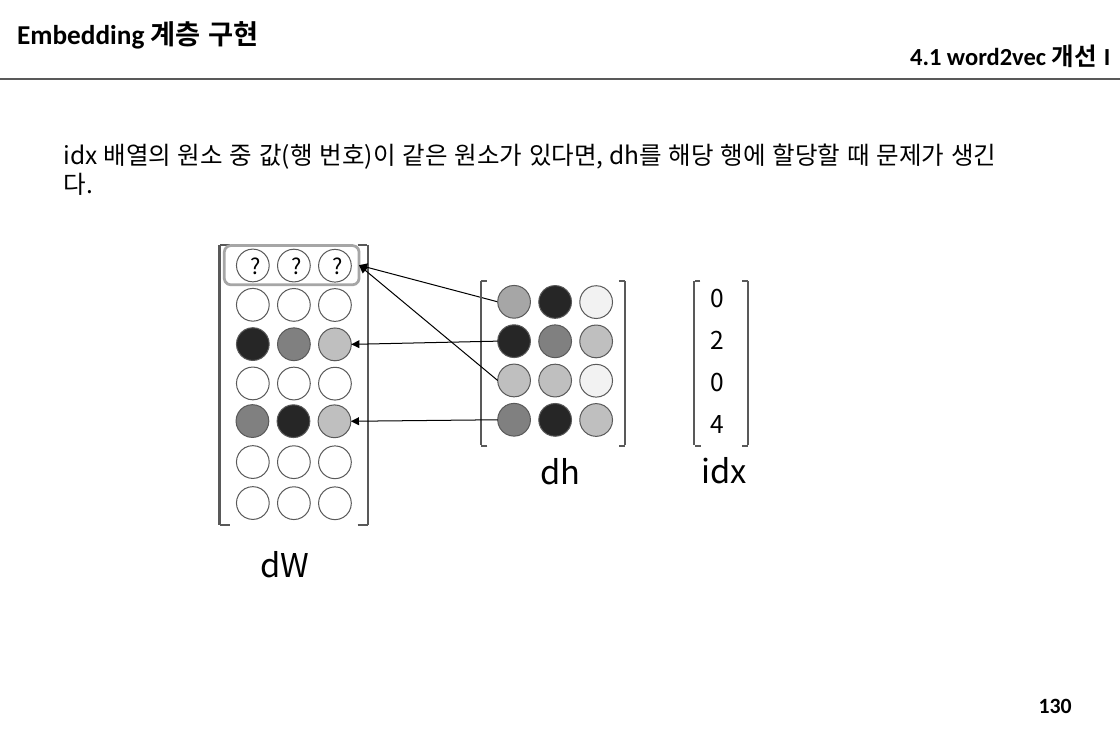
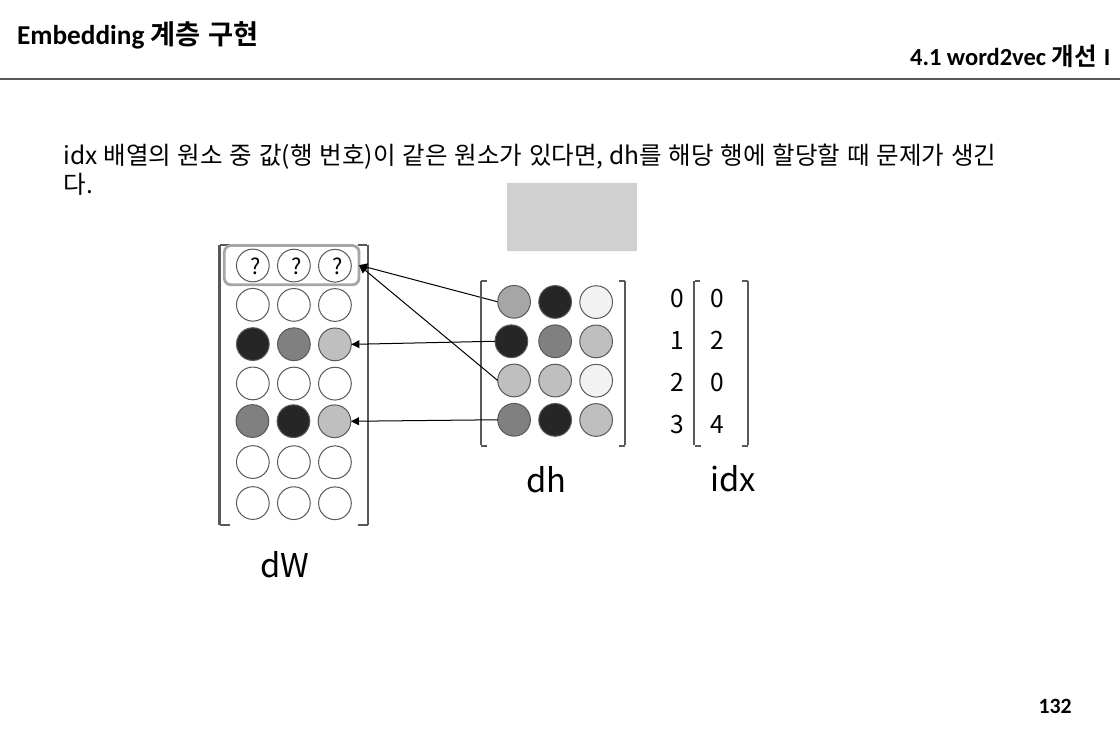
Before and after one commit to imguru-mooc/deep_learning_nlp, a slide deck: slide 132 of 인공지능_자연어처리_2_판서.pptx (slide 130 before the commit). Drawn at 1120x736 pixels with LibreOffice and Linux fonts; fonts in the diff are those of the drawing; grey boxes stand for pictures. Boxes give left, top, right and bottom in pixels: in the first picture for what was removed or moved away, otherwise in the second. Text is boxed around its words. In the diff, an @@ line names an element or a change of style, - is before the commit and + after.

```diff
--- a/인공지능_자연어처리_2_판서.pptx
+++ b/인공지능_자연어처리_2_판서.pptx
@@ picture added at (507,182,636,250) @@
@@ text added at (670,288,684,308), 18 pt, text #000000 @@
+0
@@ text added at (670,331,684,349), 18 pt, text #000000 @@
+1
@@ text added at (670,372,684,391), 18 pt, text #000000 @@
+2
@@ text added at (670,414,684,434), 18 pt, text #000000 @@
+3
@@ text "dh": place and size @@
-text "dh" at (540,458,580,485)
+text "dh" at (526,466,566,493)
@@ text "idx": place and size @@
-text "idx" at (701,457,747,484)
+text "idx" at (710,465,756,492)
@@ page number at (1039,698,1072,713): text changed @@
-130
+132
```
Also in this commit, not shown: 6 other slides changed, 2 slides added.
